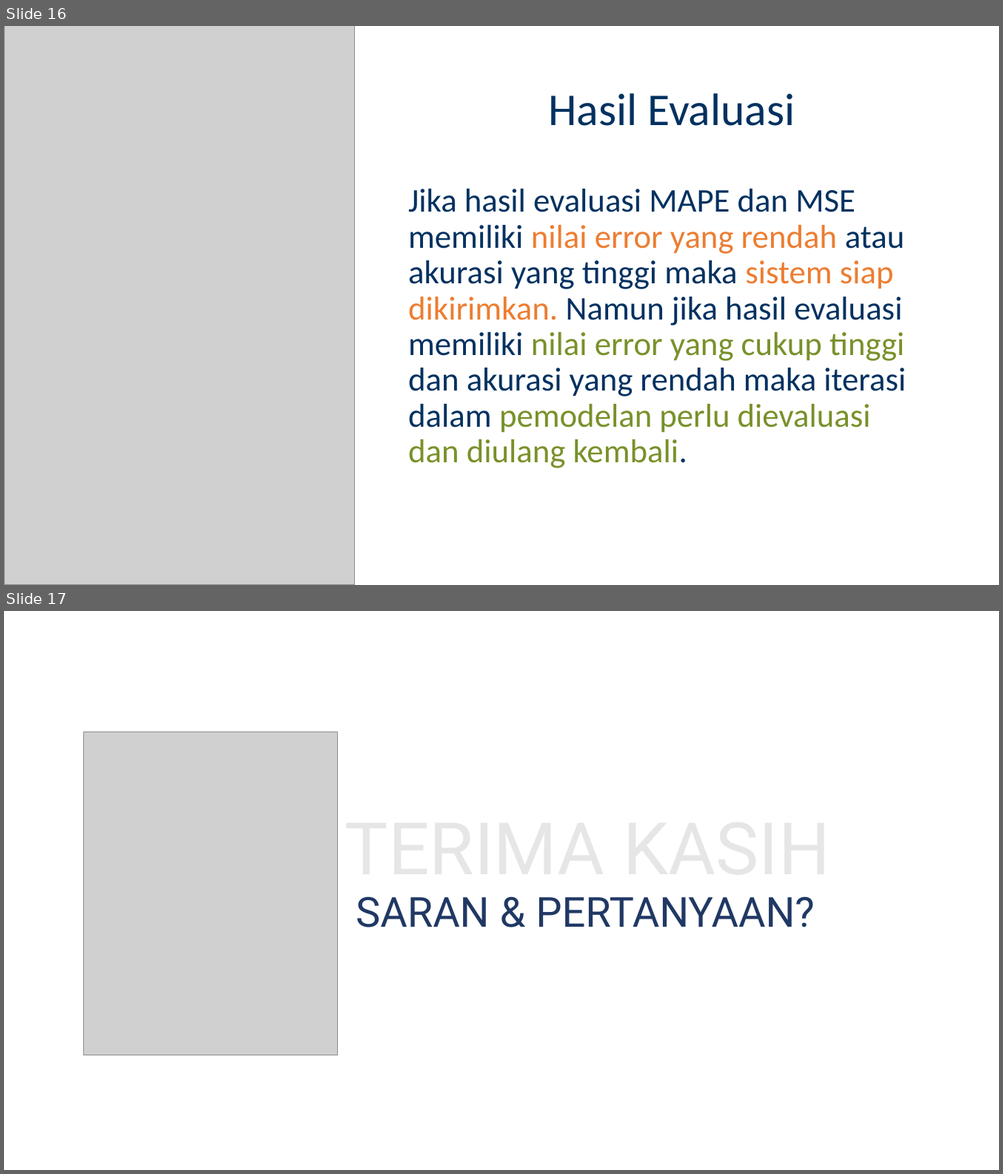
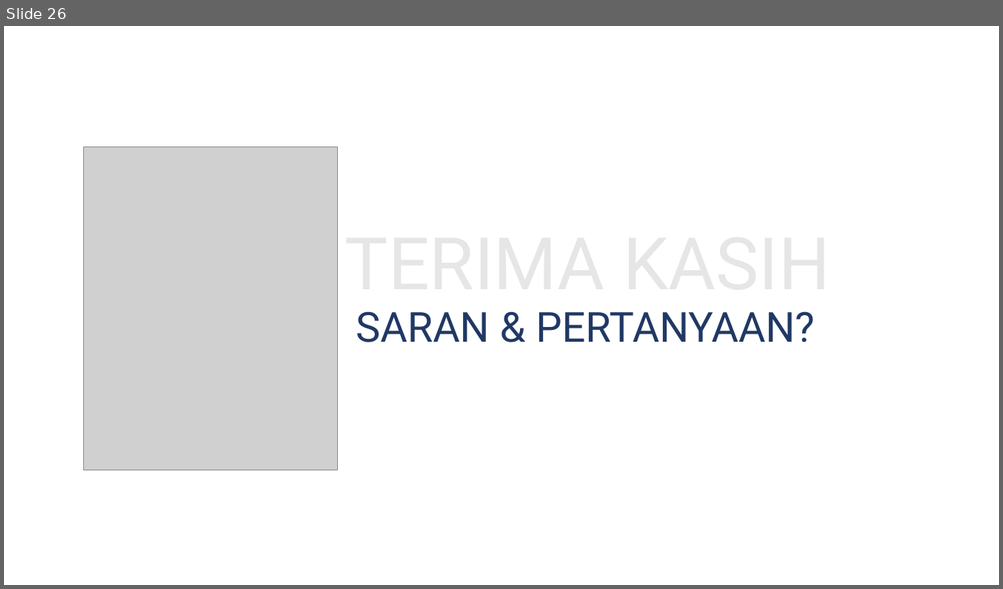
Before and after one commit to alinnural/skripsi, a slide deck: PENULISAN/Kolokium/Kolokium_G64154068_040917.pptx. Shown one above the other, each under a label of ours: slides 16 and 17 before the commit, slide 26 after it. The pictures are 1003x1174 and 1003x589 pixels, drawn with LibreOffice and Linux fonts; fonts in the diff are those of the drawing; grey boxes stand for pictures. Boxes give left, top, right and bottom in pixels: in the first picture for what was removed or moved away, otherwise in the second. Text is boxed around its words. In the diff, an @@ line names an element or a change of style, - is before the commit and + after.

```diff
--- a/PENULISAN/Kolokium/Kolokium_G64154068_040917.pptx
+++ b/PENULISAN/Kolokium/Kolokium_G64154068_040917.pptx
@@ slide 16 removed at [4, 26, 999, 585], background #FFFFFF @@
@@ picture removed at [4, 26, 355, 585] @@
@@ title removed at [548, 93, 794, 126] @@
-Hasil Evaluasi
@@ text removed at [408, 189, 905, 469] @@
-Jika hasil evaluasi MAPE dan MSE memiliki nilai error yang rendah atau akurasi yang tinggi maka sistem siap dikirimkan. Namun jika hasil evaluasi memiliki nilai error yang cukup tinggi dan akurasi yang rendah maka iterasi dalam pemodelan perlu dievaluasi dan diulang kembali.
@@ what was slide 17 is now slide 26 @@
```
Also in this commit, not shown: 7 slides changed, 11 slides added, 1 other slide removed, 2 other files.
